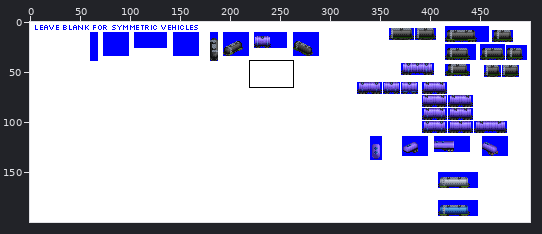
Edited in one commit: sprite sheet (src/graphics/pony/tank_car_pony_gen_5A.png). Above, an overview of the earlier version with the close-up marked.
Close-up. Before:
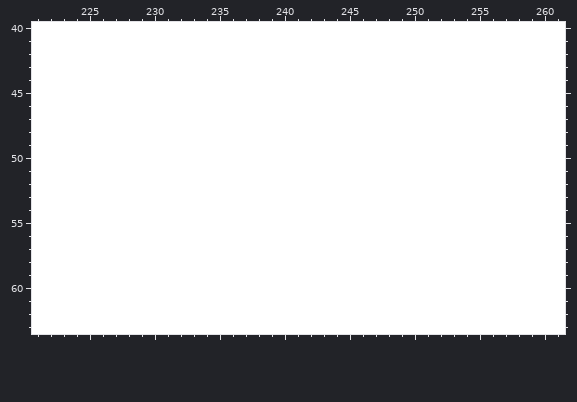
The file is 500x200 pixels. Shown: x 221..261, y 40..63. The commit also changed other parts of the picture, which this record leaves out.
After:
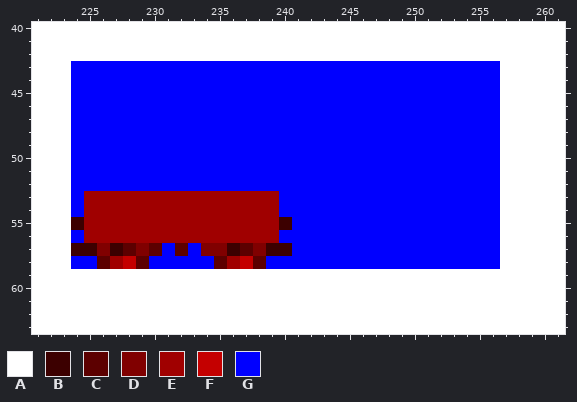
Palette (. is transparent): A #ffffff  B #3c0000  C #5c0000  D #800000  E #a00000  F #c40000  G #0000ff
Changes in this commit:
@@ x 221..261 @@
 42 AAAAAAAAAAAAAAAAAAAAAAAAAAAAAAAAAAAAAAAAA
-43 AAAAAAAAAAAAAAAAAAAAAAAAAAAAAAAAAAAAAAAAA
-44 AAAAAAAAAAAAAAAAAAAAAAAAAAAAAAAAAAAAAAAAA
-45 AAAAAAAAAAAAAAAAAAAAAAAAAAAAAAAAAAAAAAAAA
-46 AAAAAAAAAAAAAAAAAAAAAAAAAAAAAAAAAAAAAAAAA
-47 AAAAAAAAAAAAAAAAAAAAAAAAAAAAAAAAAAAAAAAAA
-48 AAAAAAAAAAAAAAAAAAAAAAAAAAAAAAAAAAAAAAAAA
-49 AAAAAAAAAAAAAAAAAAAAAAAAAAAAAAAAAAAAAAAAA
-50 AAAAAAAAAAAAAAAAAAAAAAAAAAAAAAAAAAAAAAAAA
-51 AAAAAAAAAAAAAAAAAAAAAAAAAAAAAAAAAAAAAAAAA
-52 AAAAAAAAAAAAAAAAAAAAAAAAAAAAAAAAAAAAAAAAA
-53 AAAAAAAAAAAAAAAAAAAAAAAAAAAAAAAAAAAAAAAAA
-54 AAAAAAAAAAAAAAAAAAAAAAAAAAAAAAAAAAAAAAAAA
-55 AAAAAAAAAAAAAAAAAAAAAAAAAAAAAAAAAAAAAAAAA
-56 AAAAAAAAAAAAAAAAAAAAAAAAAAAAAAAAAAAAAAAAA
-57 AAAAAAAAAAAAAAAAAAAAAAAAAAAAAAAAAAAAAAAAA
-58 AAAAAAAAAAAAAAAAAAAAAAAAAAAAAAAAAAAAAAAAA
+43 AAAGGGGGGGGGGGGGGGGGGGGGGGGGGGGGGGGGAAAAA
+44 AAAGGGGGGGGGGGGGGGGGGGGGGGGGGGGGGGGGAAAAA
+45 AAAGGGGGGGGGGGGGGGGGGGGGGGGGGGGGGGGGAAAAA
+46 AAAGGGGGGGGGGGGGGGGGGGGGGGGGGGGGGGGGAAAAA
+47 AAAGGGGGGGGGGGGGGGGGGGGGGGGGGGGGGGGGAAAAA
+48 AAAGGGGGGGGGGGGGGGGGGGGGGGGGGGGGGGGGAAAAA
+49 AAAGGGGGGGGGGGGGGGGGGGGGGGGGGGGGGGGGAAAAA
+50 AAAGGGGGGGGGGGGGGGGGGGGGGGGGGGGGGGGGAAAAA
+51 AAAGGGGGGGGGGGGGGGGGGGGGGGGGGGGGGGGGAAAAA
+52 AAAGGGGGGGGGGGGGGGGGGGGGGGGGGGGGGGGGAAAAA
+53 AAAGEEEEEEEEEEEEEEEGGGGGGGGGGGGGGGGGAAAAA
+54 AAAGEEEEEEEEEEEEEEEGGGGGGGGGGGGGGGGGAAAAA
+55 AAABEEEEEEEEEEEEEEEBGGGGGGGGGGGGGGGGAAAAA
+56 AAAGEEEEEEEEEEEEEEEGGGGGGGGGGGGGGGGGAAAAA
+57 AAABBDBCDCGCGDDBCDBBGGGGGGGGGGGGGGGGAAAAA
+58 AAAGGCEFCGGGGGCEFCGGGGGGGGGGGGGGGGGGAAAAA
 59 AAAAAAAAAAAAAAAAAAAAAAAAAAAAAAAAAAAAAAAAA
